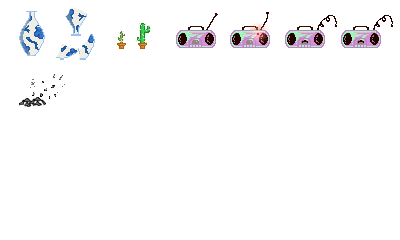
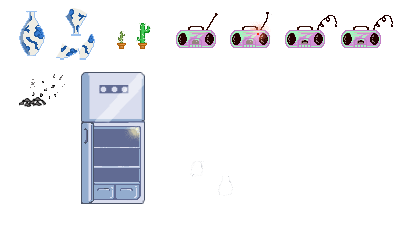
Before/after of a 400x240 layered artwork. What changed in the layer stack:
added group "frigo" with 12 layers above "cendres" over [81, 72, 233, 204]
added group "frigo ouvert vide" with 11 layers in group "frigo" over [81, 72, 233, 204]
added layer "Calque 40" in group "frigo ouvert vide" over [94, 125, 233, 201]
added layer "Calque 42" in group "frigo ouvert vide" over [93, 129, 139, 182]
added layer "Calque 39" in group "frigo ouvert vide" over [94, 126, 141, 200]
added layer "ombre portte" in group "frigo ouvert vide" over [81, 122, 94, 204]
added layer "porte" (1st of 2, in "frigo" › "frigo ouvert vide") in group "frigo ouvert vide" over [82, 122, 92, 203]
added layer "Layer 16" (soft light) in group "frigo ouvert vide" over [81, 72, 145, 204]
added layer "porte" (2nd of 2, in "frigo" › "frigo ouvert vide") in group "frigo ouvert vide" over [82, 85, 145, 123]
added layer "Layer 14" in group "frigo ouvert vide" over [81, 72, 145, 204]
added layer "Layer 4" in group "frigo ouvert vide" over [82, 73, 144, 203]
